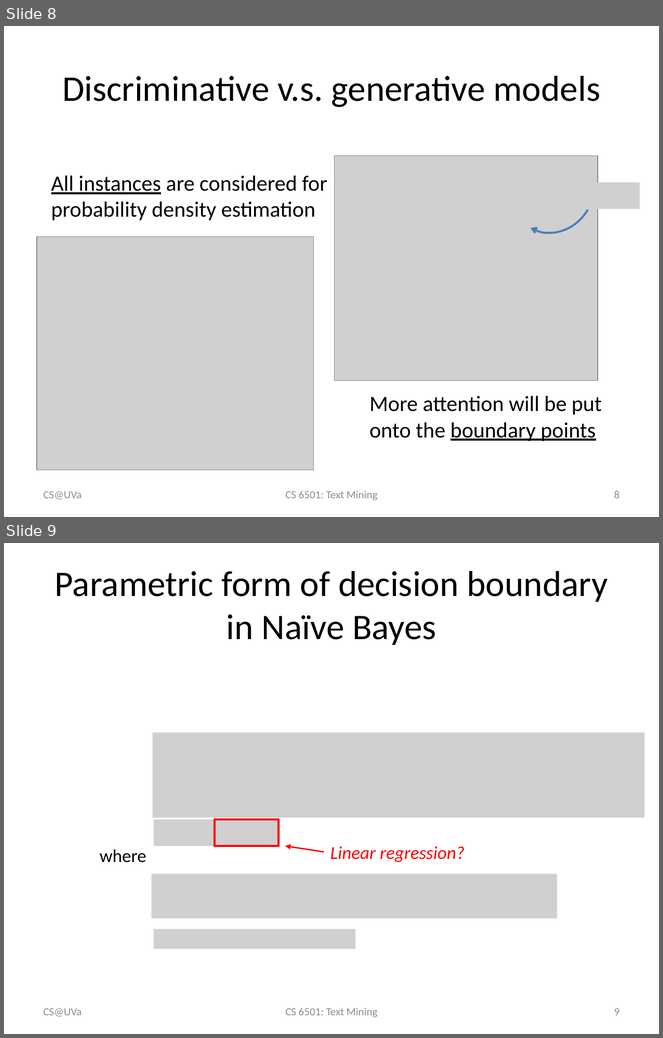
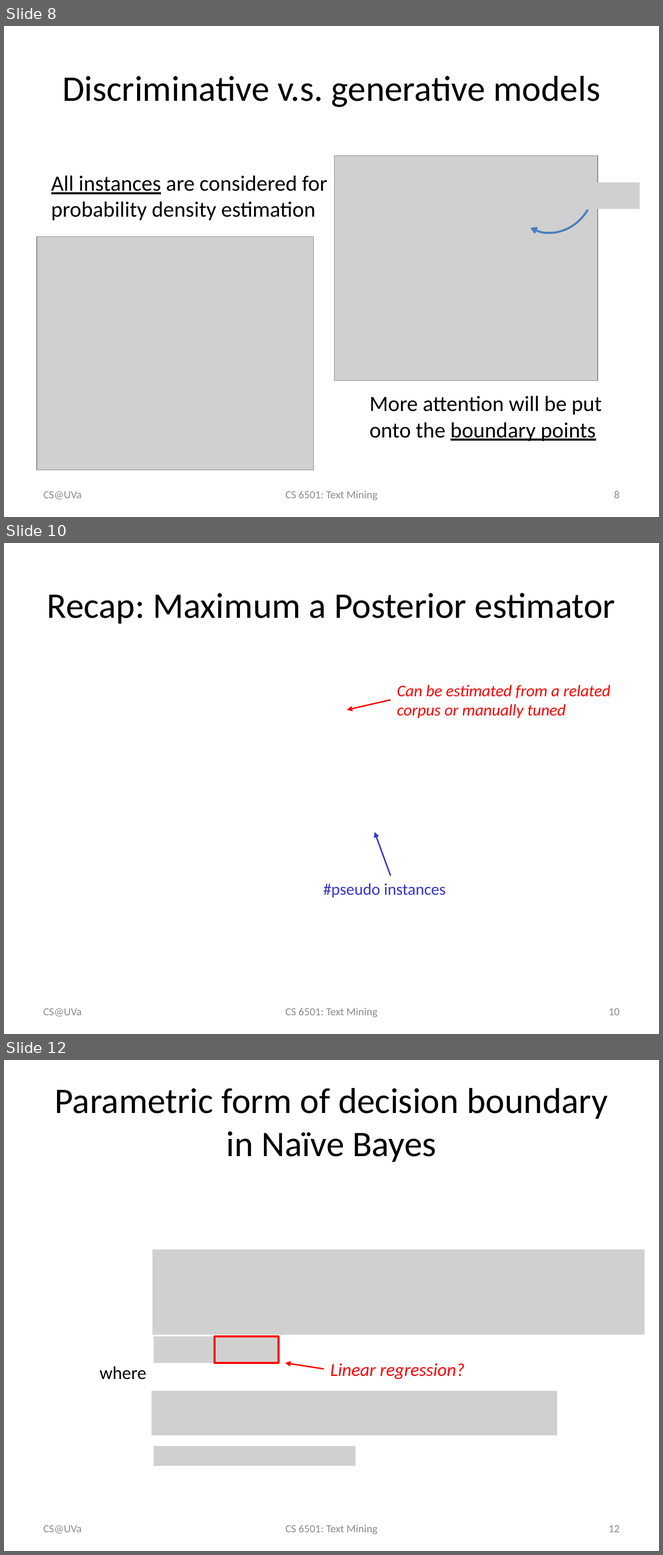
Before and after one commit to wang296/CS6501-Text-Mining, a slide deck: docs/Logistic Regression.pptx. Shown one above the other, each under a label of ours: slides 8 and 9 before the commit, slides 8, 10 and 12 after it; the slides between them are not shown. The pictures are 663x1038 and 663x1555 pixels, drawn with LibreOffice and Linux fonts; fonts in the diff are those of the drawing; grey boxes stand for pictures. Boxes give left, top, right and bottom in pixels: in the first picture for what was removed or moved away, otherwise in the second. Text is boxed around its words. In the diff, an @@ line names an element or a change of style, - is before the commit and + after.

```diff
--- a/docs/Logistic Regression.pptx
+++ b/docs/Logistic Regression.pptx
@@ slide 10 added at <box>4,543,659,1034</box>, background #FFFFFF @@
@@ title added at <box>47,593,616,624</box>, 39.6 pt, text #000000 @@
+Recap: Maximum a Posterior estimator
@@ text added at <box>397,685,611,718</box>, 18 pt, text #FF0000, italic @@
+Can be estimated from a related corpus or manually tuned
@@ arrow added from (390, 700) to (347, 710), #FF0000 1.5 pt @@
@@ arrow added from (390, 876) to (375, 832), #3333CC 1.5 pt @@
@@ text added at <box>323,884,446,898</box>, 18 pt, text #3333CC @@
+#pseudo instances
@@ text added at <box>44,1008,82,1017</box>, 12 pt, text #8C8C8C @@
+CS@UVa
@@ text added at <box>285,1008,377,1018</box>, 12 pt, text #8C8C8C @@
+CS 6501: Text Mining
@@ page number added at <box>609,1008,620,1016</box>, 12 pt, text #8C8C8C @@
+10
@@ what was slide 9 is now slide 12 @@
@@ page number at <box>609,1525,620,1533</box>: text changed @@
-9
+12
```
Also in this commit, not shown: 2 other slides added, 1 slide removed, 1 other file.
